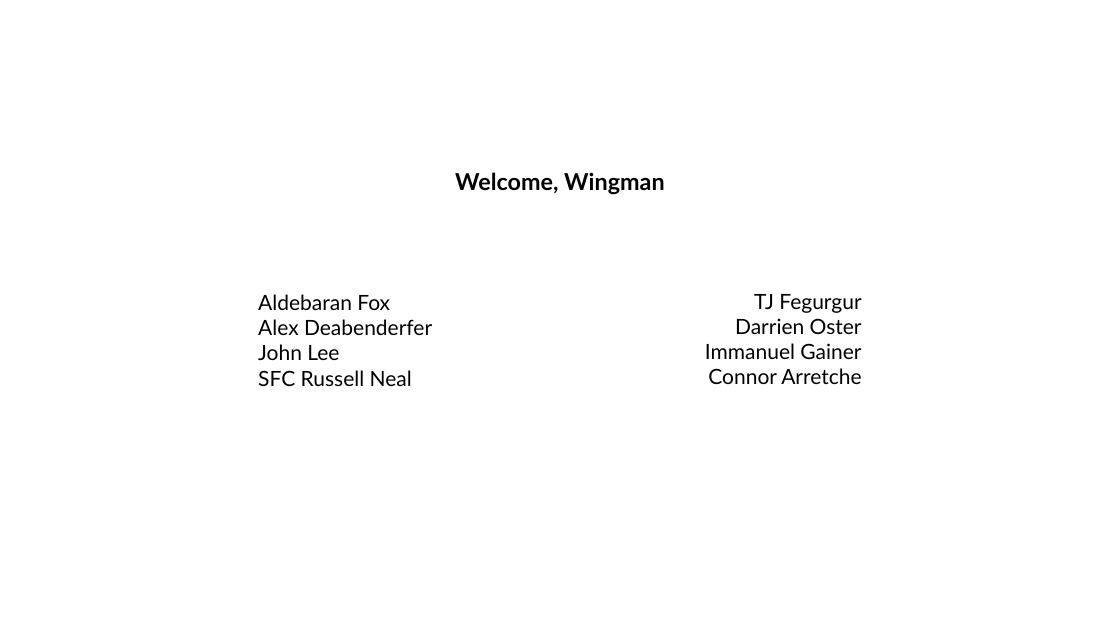
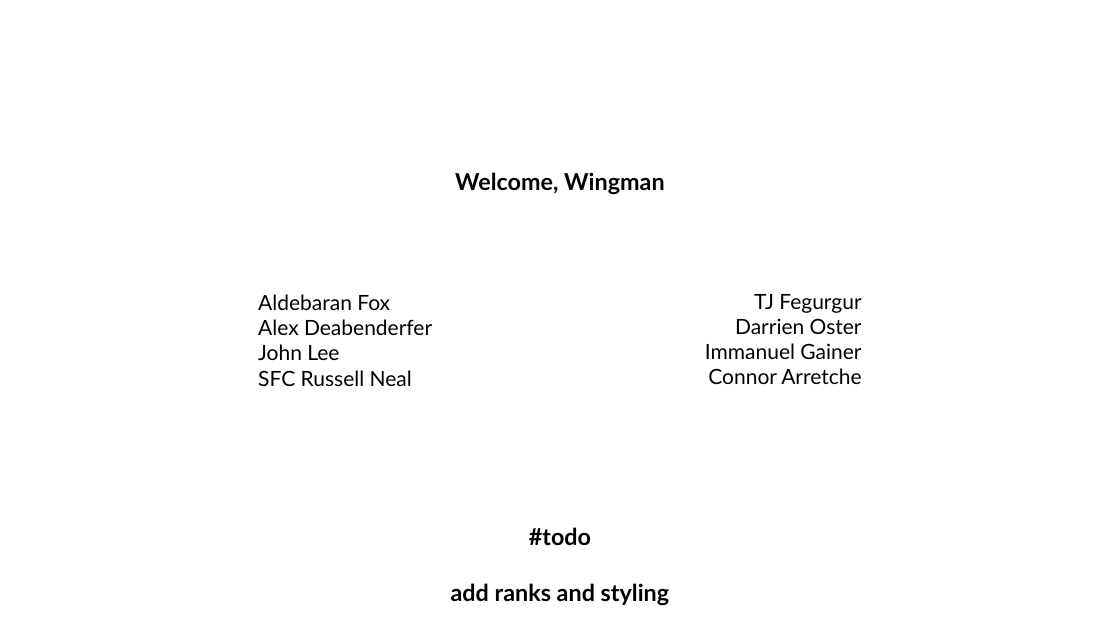
Before and after one commit to IslaChaos13/SDI-2026-Capstone, a slide deck: slide 1 of Presentation1.pptx. Drawn at 1120x630 pixels with LibreOffice and Linux fonts; fonts in the diff are those of the drawing. Boxes give left, top, right and bottom in pixels: in the first picture for what was removed or moved away, otherwise in the second. Text is boxed around its words. In the diff, an @@ line names an element or a change of style, - is before the commit and + after.

Commit message:
presentation update

```diff
--- a/Presentation1.pptx
+++ b/Presentation1.pptx
@@ text added at (x1=451, y1=527, x2=670, y2=606), 20 pt, text #000000, bold @@
+#todo
+add ranks and styling
```
